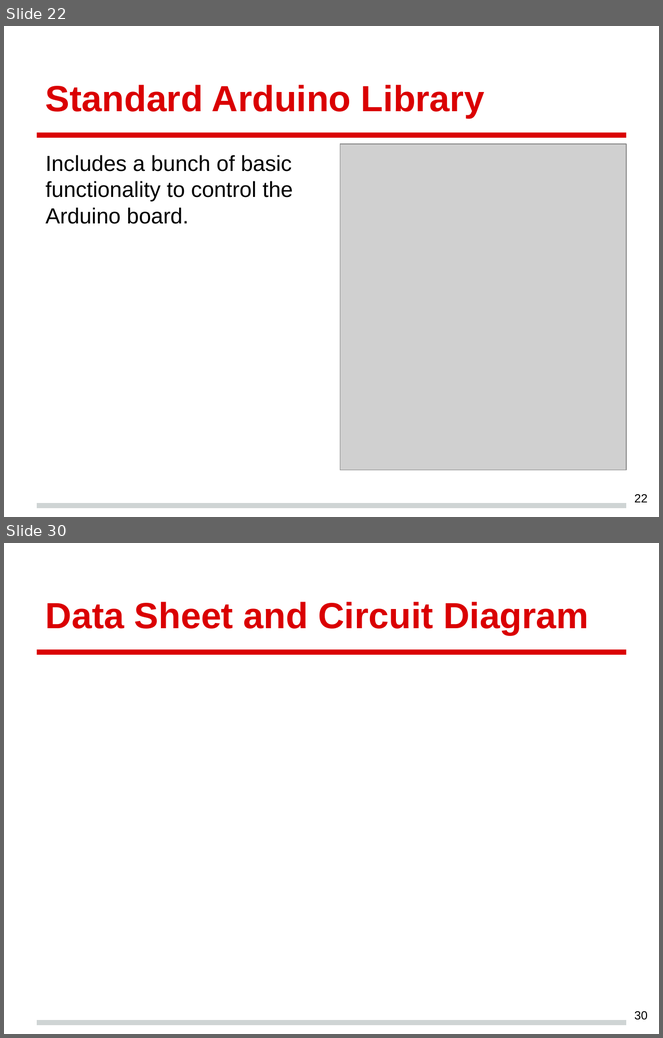
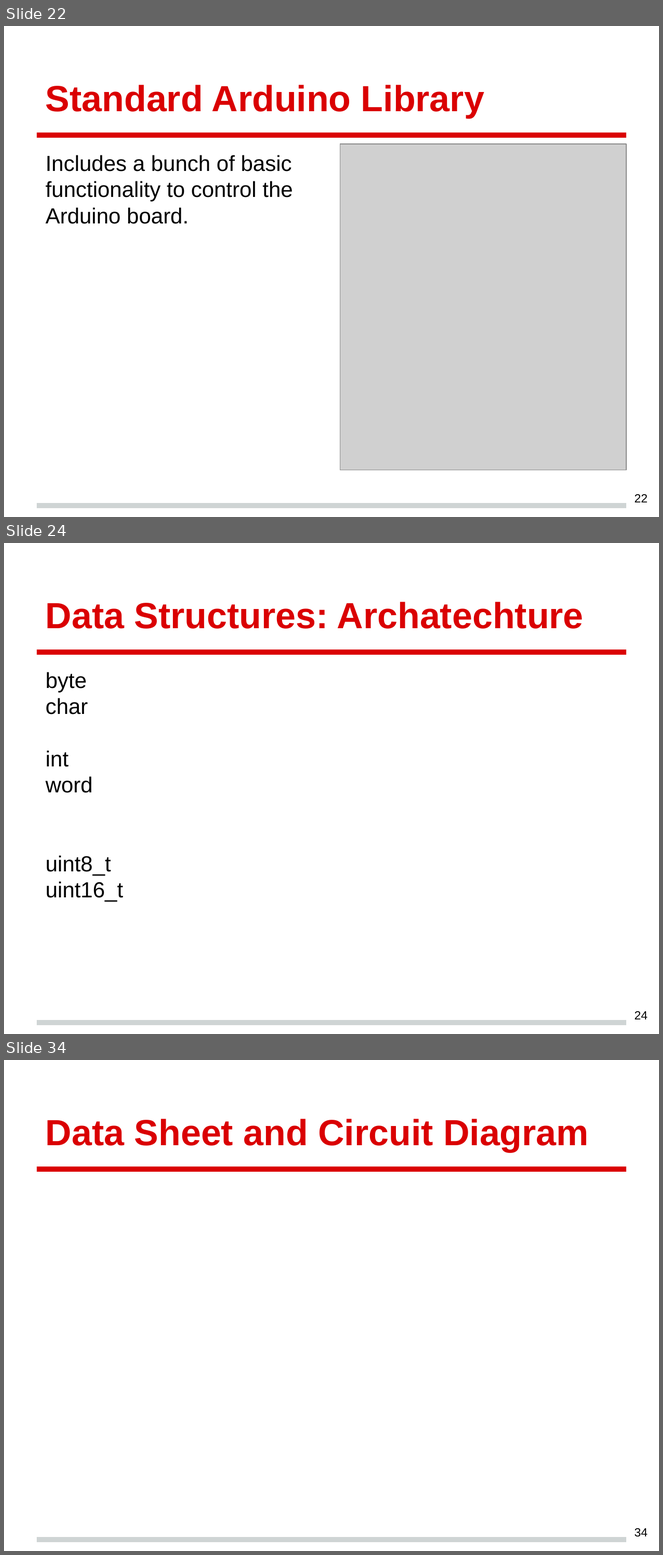
Before and after one commit to crgallac/Course, a slide deck: CourseHaplet.pptx. Shown one above the other, each under a label of ours: slides 22 and 30 before the commit, slides 22, 24 and 34 after it; the slides between them are not shown. The pictures are 663x1038 and 663x1555 pixels, drawn with LibreOffice and Linux fonts; fonts in the diff are those of the drawing; grey boxes stand for pictures. Boxes give left, top, right and bottom in pixels: in the first picture for what was removed or moved away, otherwise in the second. Text is boxed around its words. In the diff, an @@ line names an element or a change of style, - is before the commit and + after.

```diff
--- a/CourseHaplet.pptx
+++ b/CourseHaplet.pptx
@@ slide 24 added at <box>4,543,659,1034</box>, background #FFFFFF; not listed: 2 template elements that a slide beside it also shows @@
@@ title added at <box>46,602,584,629</box>, 30 pt, text #DA0002, bold @@
+Data Structures: Archatechture
@@ text added at <box>46,672,123,902</box>, 18 pt, text #000000 @@
+byte
+char
+int
+word
+uint8_t
+uint16_t
@@ page number added at <box>635,1012,648,1020</box>, 9.8 pt, text #000000 @@
+24
@@ what was slide 30 is now slide 34 @@
@@ page number at <box>635,1529,648,1537</box>: text changed @@
-30
+34
```
Also in this commit, not shown: 10 slides changed, 11 other slides added, 2 slides removed, 6 other files.
